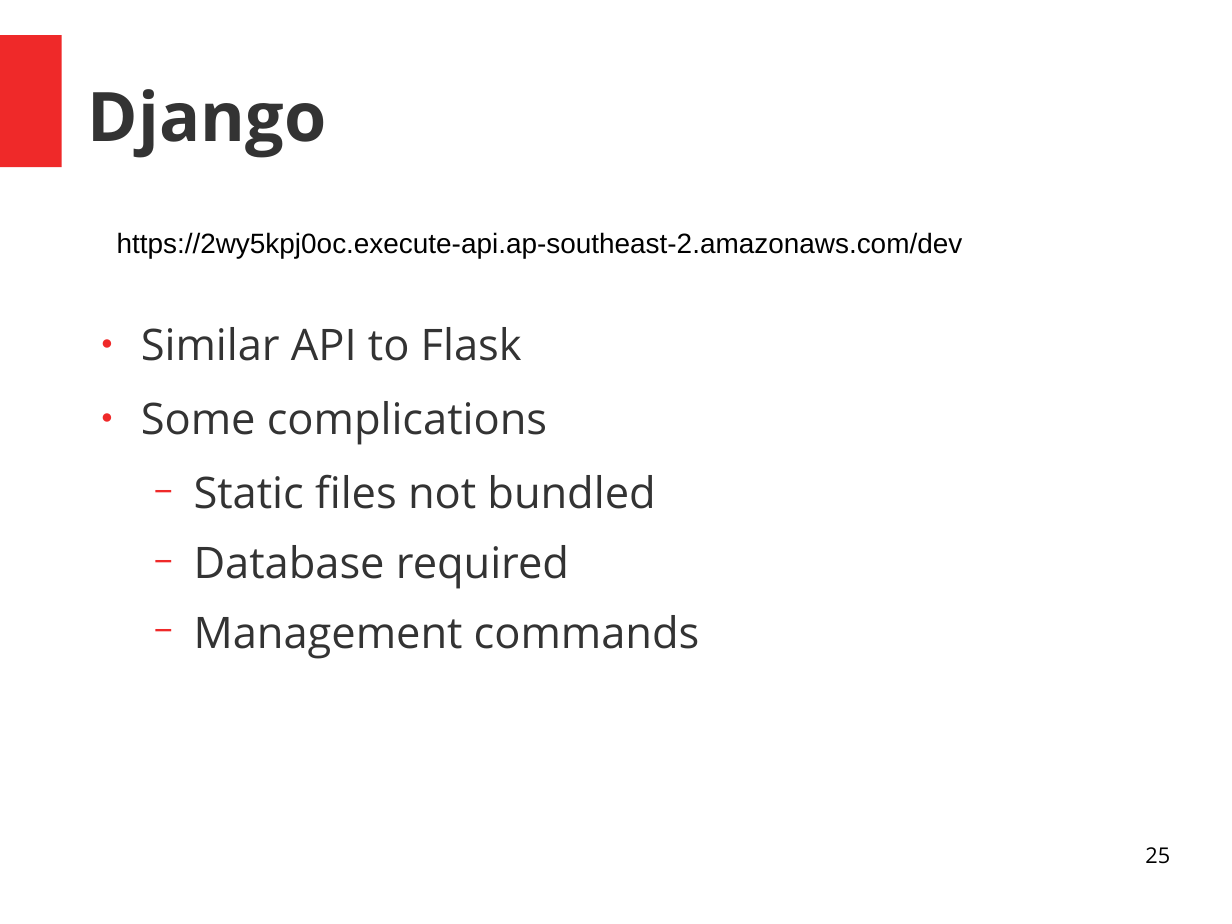
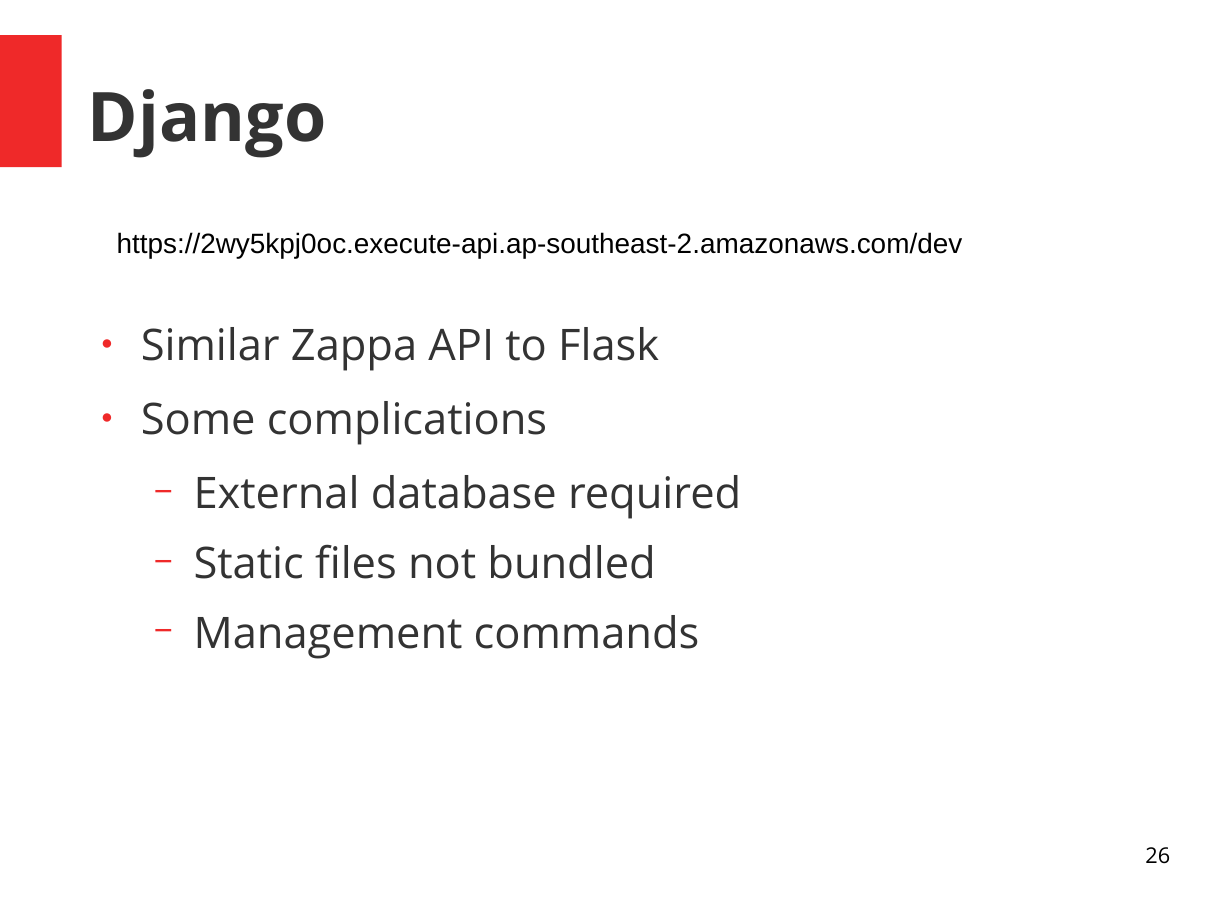
Before and after one commit to MattSegal/zappa-talk, a slide deck: slide 26 of presentation.odp (slide 25 before the commit). Drawn at 1232x924 pixels with LibreOffice and Linux fonts; fonts in the diff are those of the drawing. Boxes give left, top, right and bottom in pixels: in the first picture for what was removed or moved away, otherwise in the second. Text is boxed around its words. In the diff, an @@ line names an element or a change of style, - is before the commit and + after.

```diff
--- a/presentation.odp
+++ b/presentation.odp
@@ text at (141, 327, 659, 371): text changed @@
-● Similar API to Flask
+● Similar Zappa API to Flask
@@ text at (194, 475, 741, 519): paragraph added @@
+  − External database required
@@ text at (194, 545, 569, 589): paragraph removed @@
-  − Database required
@@ page number at (1145, 847, 1170, 864): text changed @@
-25
+26
```
Also in this commit, not shown: 9 other slides changed, 5 slides added, 5 slides removed, 1 other file.
